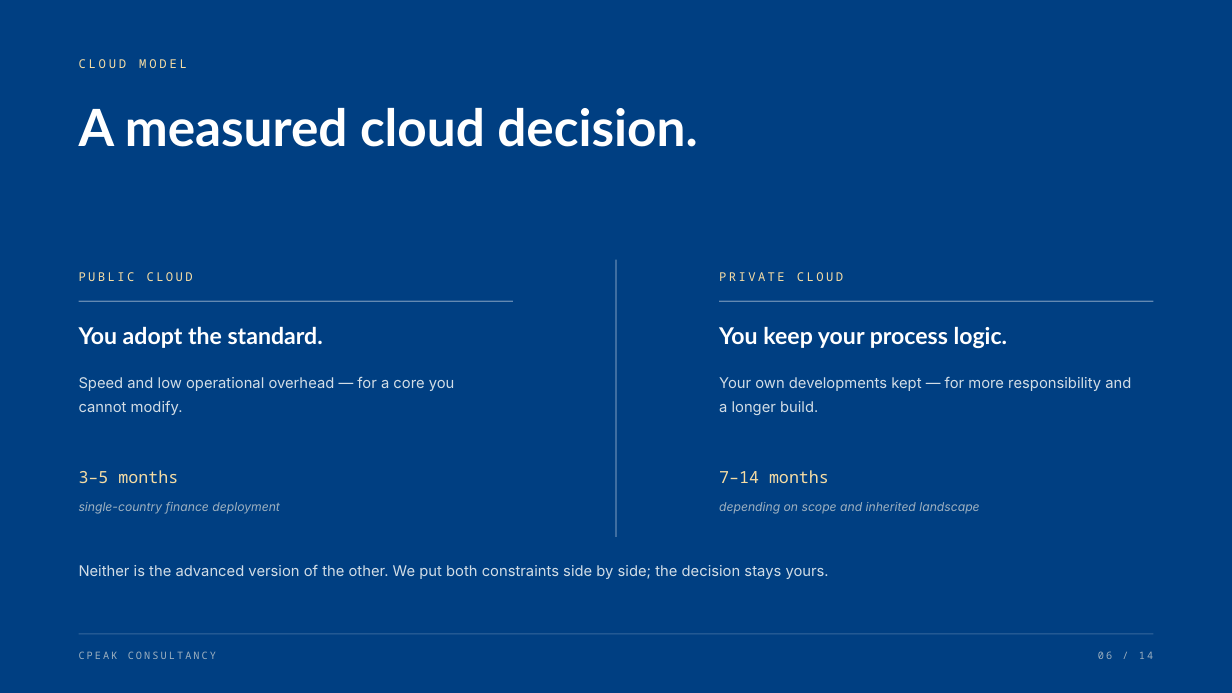
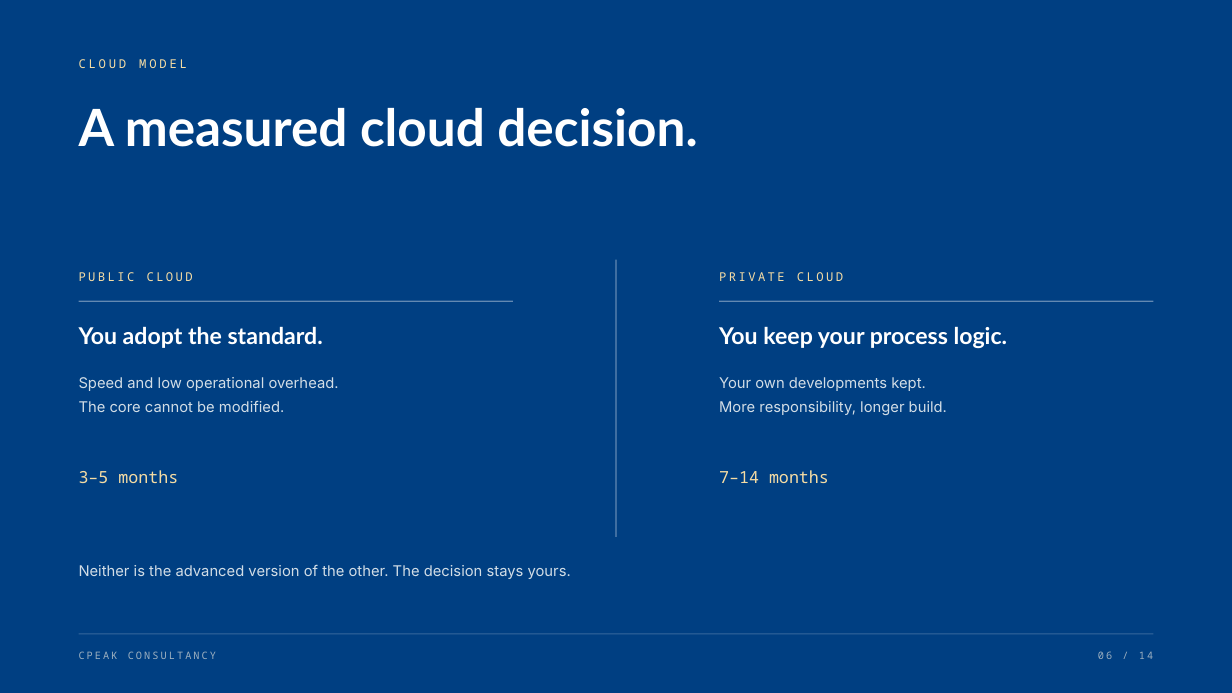
Before and after one commit to narinygt/Default, a slide deck: slide 6 of presentation/CPeak-Consultancy-Corporate-Presentation-EN.pptx. Drawn at 1232x693 pixels with LibreOffice and Linux fonts; fonts in the diff are those of the drawing; background and template pictures are left out. Boxes give left, top, right and bottom in pixels: in the first picture for what was removed or moved away, otherwise in the second. Text is boxed around its words. In the diff, an @@ line names an element or a change of style, - is before the commit and + after.

```diff
--- a/presentation/CPeak-Consultancy-Corporate-Presentation-EN.pptx
+++ b/presentation/CPeak-Consultancy-Corporate-Presentation-EN.pptx
@@ text at box(79, 377, 339, 412): text changed @@
-Speed and low operational overhead — for a core you cannot modify.
+Speed and low operational overhead.
+The core cannot be modified.
@@ text at box(719, 377, 947, 415): text changed @@
-Your own developments kept — for more responsibility and a longer build.
+Your own developments kept.
+More responsibility, longer build.
@@ text removed at box(79, 502, 280, 514) @@
-single-country finance deployment
@@ text removed at box(719, 502, 979, 514) @@
-depending on scope and inherited landscape
@@ text at box(79, 564, 571, 579): text changed @@
-Neither is the advanced version of the other. We put both constraints side by side; the decision stays yours.
+Neither is the advanced version of the other. The decision stays yours.
```
Also in this commit, not shown: 13 other slides changed, 3 other files.
